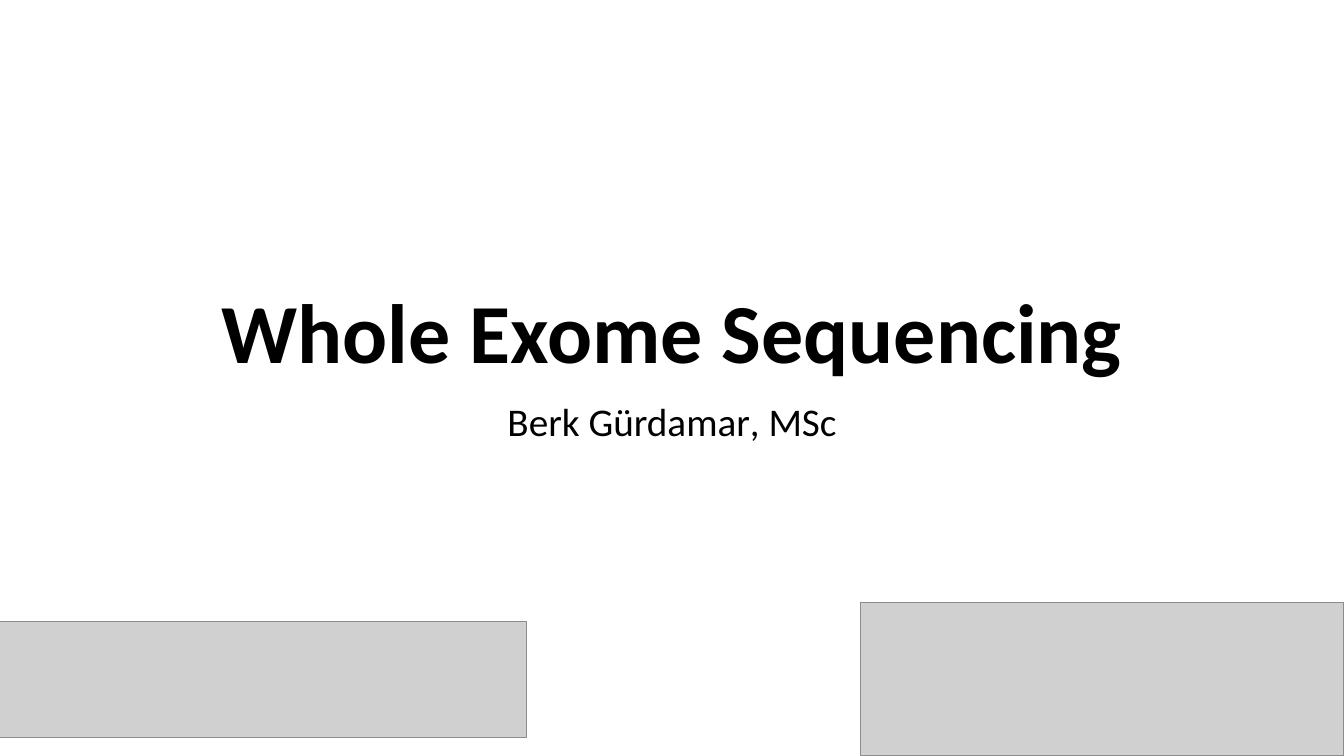
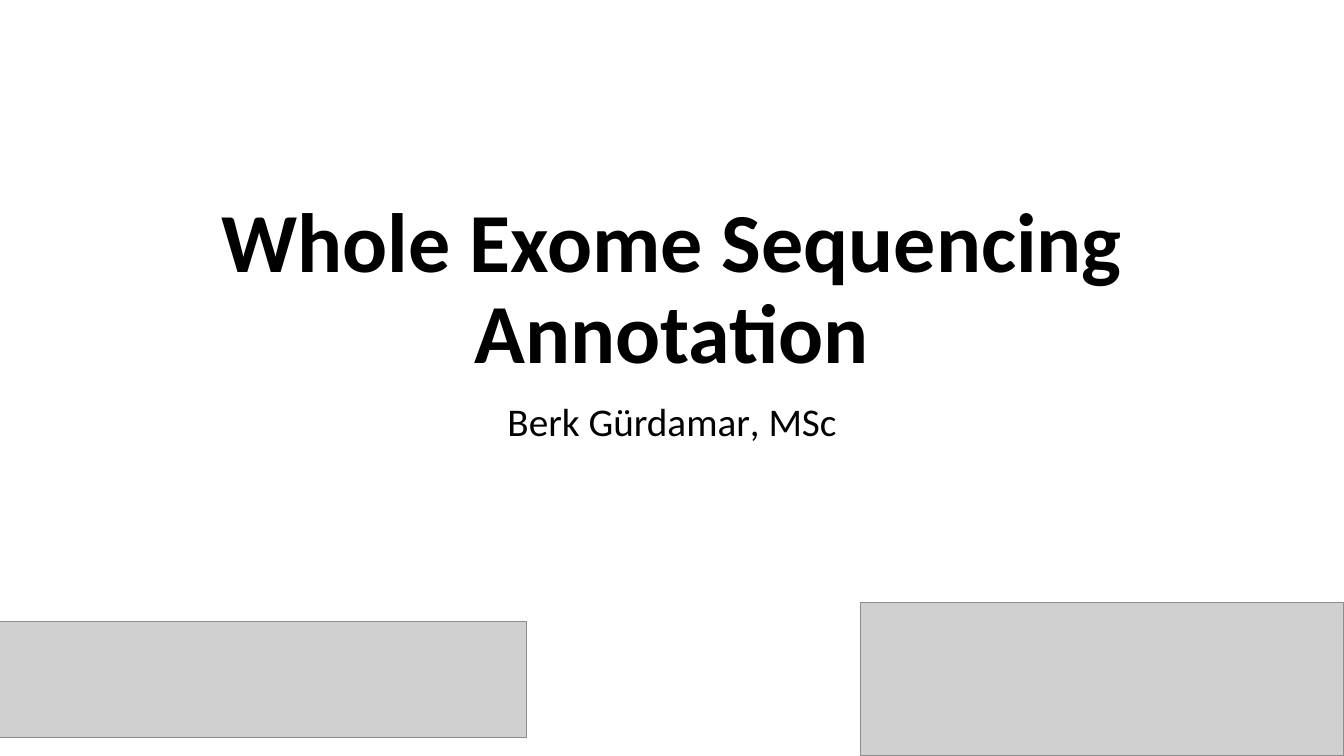
Before and after one commit to berkgurdamar/EJP-RD-Istanbul-Workshop, a slide deck: slide 1 of Presentations/2.Annotation.pptx. Drawn at 1344x756 pixels with LibreOffice and Linux fonts; fonts in the diff are those of the drawing; grey boxes stand for pictures. Boxes give left, top, right and bottom in pixels: in the first picture for what was removed or moved away, otherwise in the second. Text is boxed around its words. In the diff, an @@ line names an element or a change of style, - is before the commit and + after.

```diff
--- a/Presentations/2.Annotation.pptx
+++ b/Presentations/2.Annotation.pptx
@@ title at [222,213,1122,364]: text changed @@
-Whole Exome Sequencing
+Whole Exome Sequencing
+Annotation
```
Also in this commit, not shown: 1 other slide changed, 1 other file.
